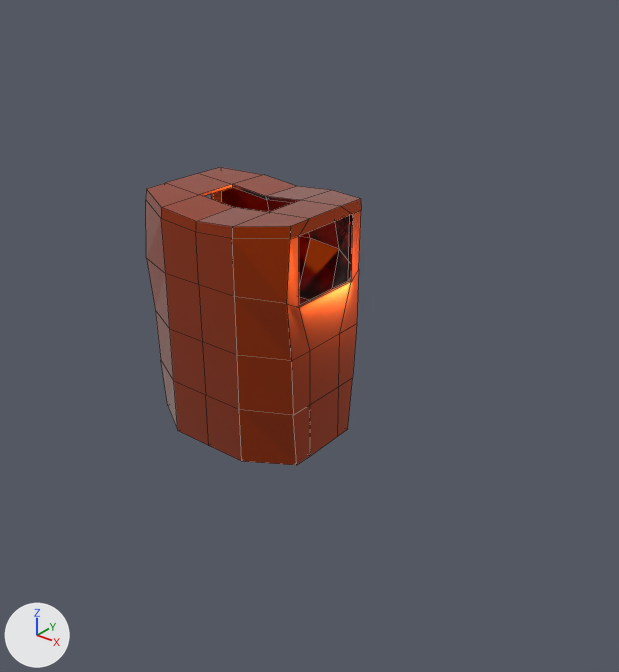
One commit to the Blender file Assets/Examples/Models/Character/Character_Armor.blend: the scene before it, then after it.
Both versions are drawn from a 50 mm lens placed at (7.82, -8.45, 11.21), pointed at (0.42, 0.8, 5.48). The axes (+X, +Y, +Z) are drawn at lower left. The lights are the same throughout. Mesh edges are drawn as thin lines.

Script lines for the objects in view, before the commit:
```python
me_cube_002 = bpy.data.meshes.new('Cube.002')
me_cube_002.from_pydata(...)  # 180 vertices, 184 faces; spans x -1.33..1.33, y -1.05..1.39, z -2.4..1.16
me_cube_002.materials.append(mat_bronze)  # orange #d84b00
me_cube_004 = bpy.data.meshes.new('Cube.004')
me_cube_004.from_pydata(...)  # 186 vertices, 180 faces; spans x -4.82..4.82, y -0.69..1.0, z -3.41..5.93
ob_chest = bpy.data.objects.new('Chest', me_cube_002)
ob_chest.location = (0.0, 0.0, 6.66)
ob_cube_003 = bpy.data.objects.new('Cube.003', me_cube_004)
ob_cube_003.location = (0.0, 0.0, 0.0)
ob_cube_003.hide_viewport = True
```
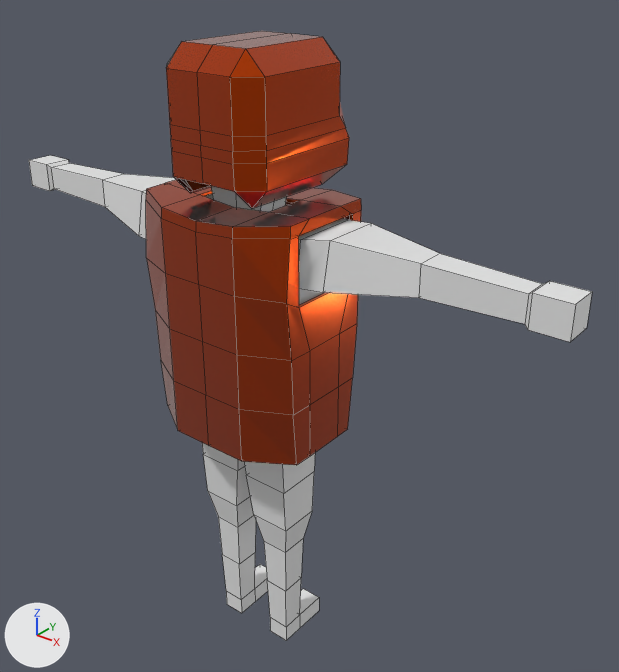
Location of each change, (x1, y1, x2, y2) in pixels of the pictures (619 x 672 px):
```json
{"object": "Cube.003", "change": "shown", "after": [29, 155, 592, 641]}
{"object": "Cube", "change": "added", "after": [166, 31, 349, 209]}
```

The change, as JSON lines over the scene's bpy script:
```json
{"op": "add", "block": "me_cube", "code": ["me_cube = bpy.data.meshes.new('Cube')", "me_cube.from_pydata(...)  # 114 vertices, 120 faces; spans x -0.84..0.84, y -0.88..1.23, z -1.28..0.7", "me_cube.materials.append(mat_bronze)  # orange #d84b00"]}
{"op": "remove", "block": "ob_cube_003", "code": "ob_cube_003.hide_viewport = True"}
{"op": "set", "path": "ob_cube_003.location", "old": "(0.0, 0.0, 0.0)", "new": "(0.0, 0.0, 3.59)"}
{"op": "add", "block": "ob_cube", "code": ["ob_cube = bpy.data.objects.new('Cube', me_cube)", "ob_cube.location = (0.0, 0.0, 9.14)"]}
```
